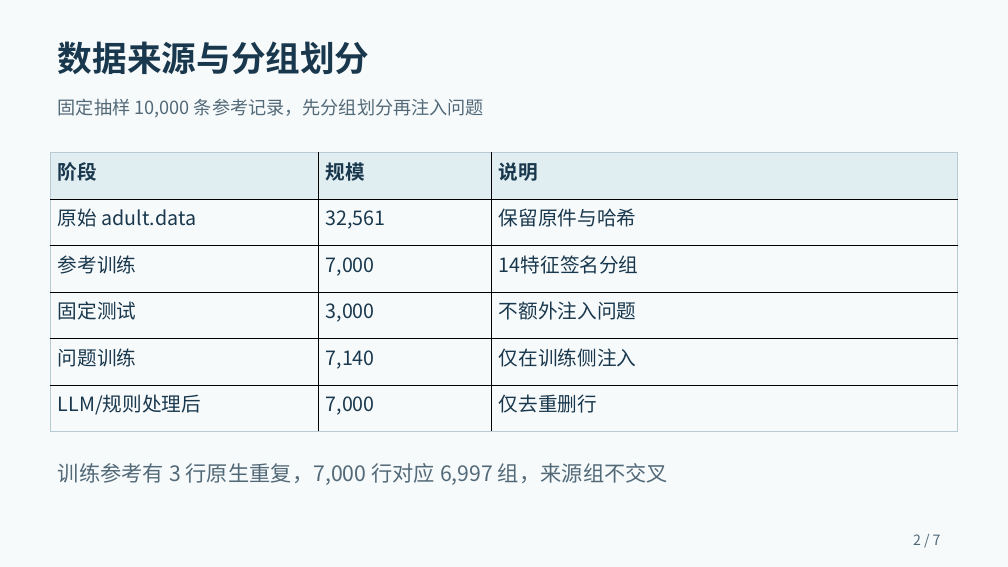
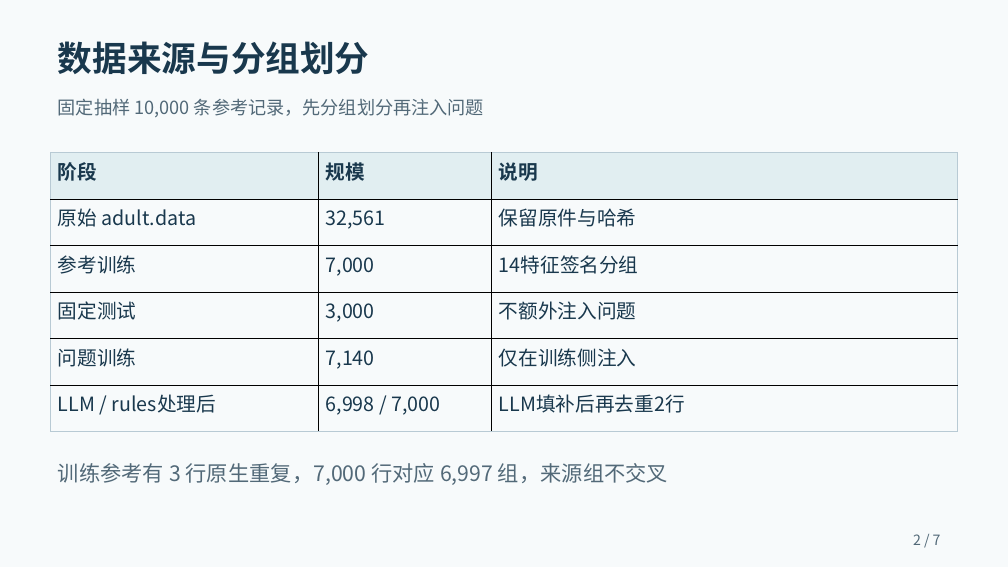
Before and after one commit to 2026-XJTU-UG-DM-Assignment-10/data_agent_course, a slide deck: slide 2 of docs/presentation.pptx. Drawn at 1008x567 pixels with LibreOffice and Linux fonts; fonts in the diff are those of the drawing. Boxes give left, top, right and bottom in pixels: in the first picture for what was removed or moved away, otherwise in the second. Text is boxed around its words. In the diff, an @@ line names an element or a change of style, - is before the commit and + after.

```diff
--- a/docs/presentation.pptx
+++ b/docs/presentation.pptx
@@ table at (51,153,958,432) @@
-row 6: LLM/规则处理后 | 7,000 | 仅去重删行
+row 6: LLM / rules处理后 | 6,998 / 7,000 | LLM填补后再去重2行
```
Also in this commit, not shown: 6 other slides changed, 19 other files.
